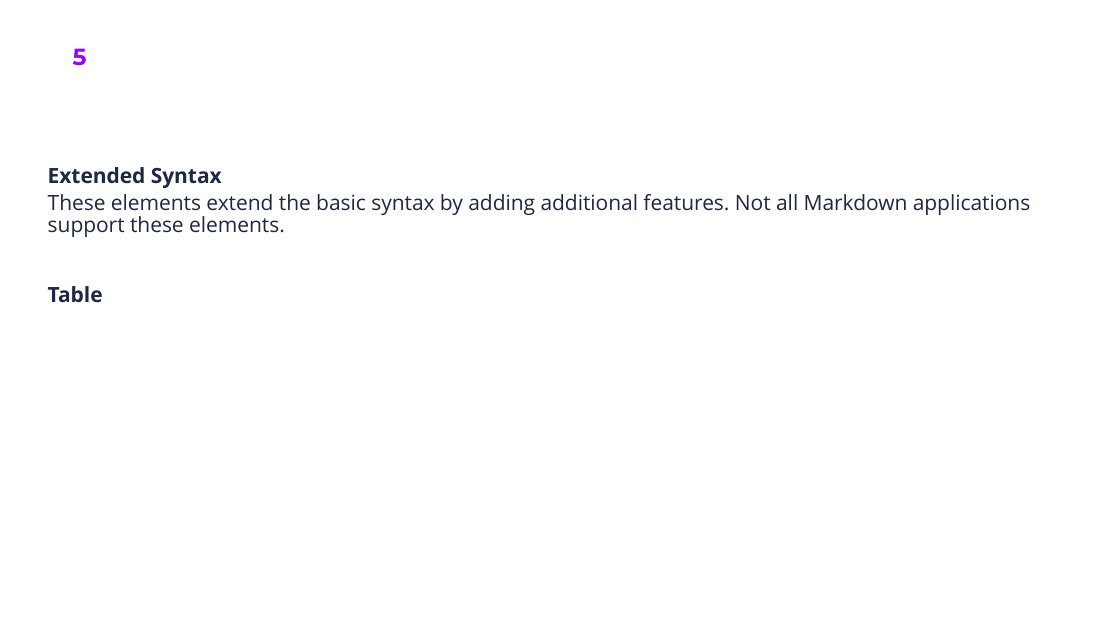
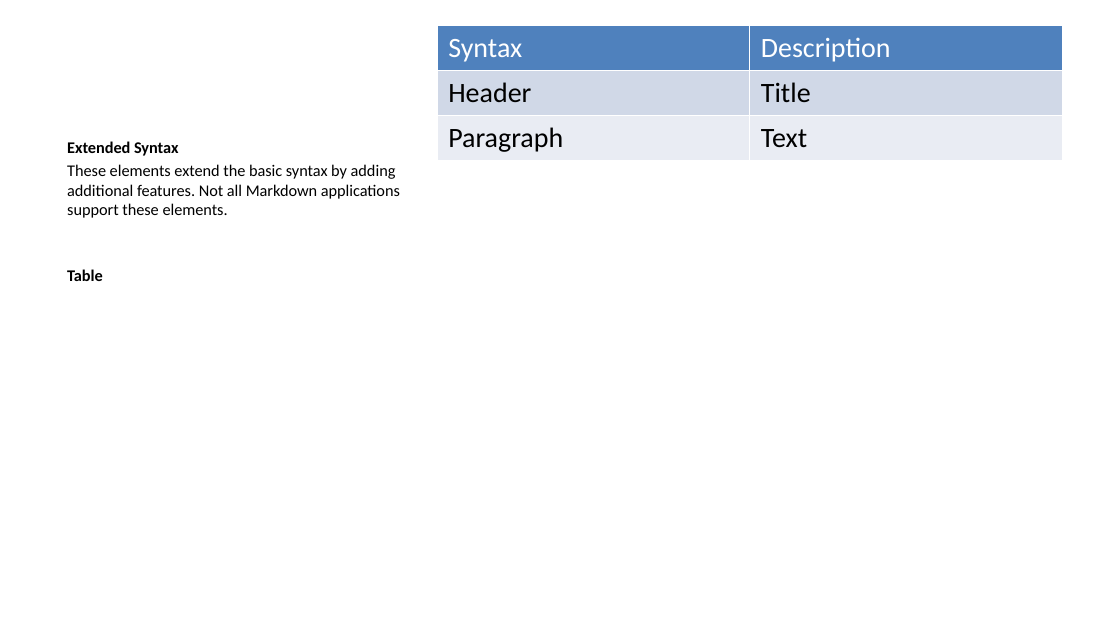
Before and after one commit to oehrlis/docker-pandoc, a slide deck: slide 4 of sample/sample.pptx (slide 5 before the commit). Drawn at 1120x630 pixels with LibreOffice and Linux fonts; fonts in the diff are those of the drawing; background and template pictures are left out. Boxes give left, top, right and bottom in pixels: in the first picture for what was removed or moved away, otherwise in the second. Text is boxed around its words. In the diff, an @@ line names an element or a change of style, - is before the commit and + after.

```diff
--- a/sample/sample.pptx
+++ b/sample/sample.pptx
@@ table added at (437,25,1062,561), 3 rows, 2 columns @@
+Syntax | Description
+Header | Title
+Paragraph | Text
@@ page number removed at (73,48,87,66) @@
-5
@@ text "Extended Syntax": place and size @@
-text "Extended Syntax" at (48,167,1030,303)
+text "Extended Syntax" at (67,141,400,281)
@@ text "Extended Syntax" at (67,141,400,281): size 13.5 to 10.5 pt, font Open Sans to Calibri, text colour #1E2846 to #000000; line spacing 0.9 to 1 @@
```
Also in this commit, not shown: 5 other slides changed, 2 slides removed, 3 other files.
